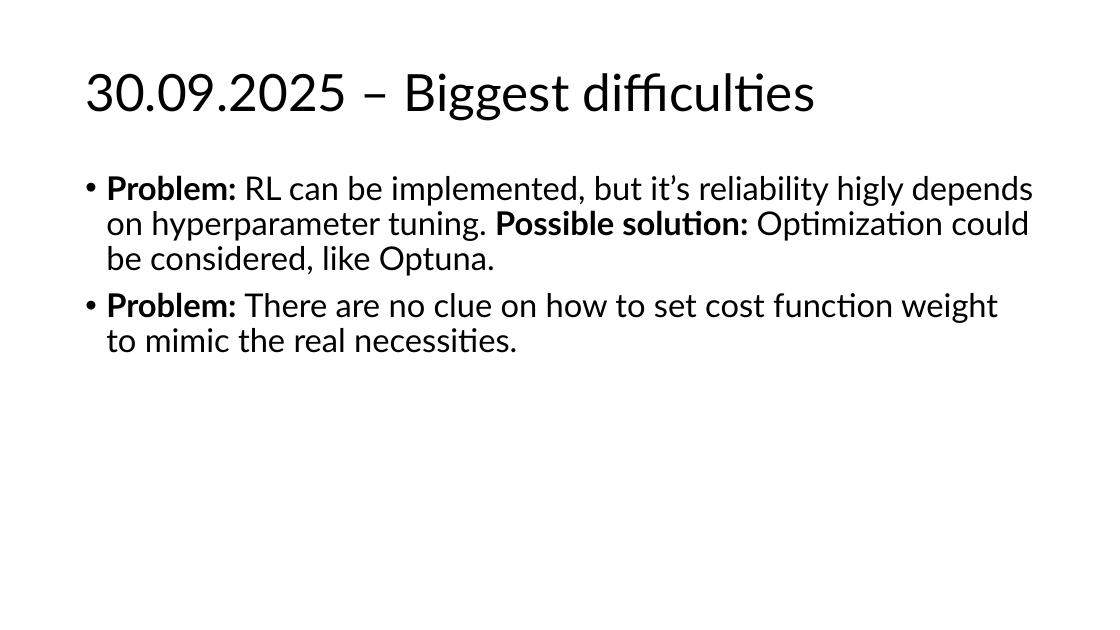
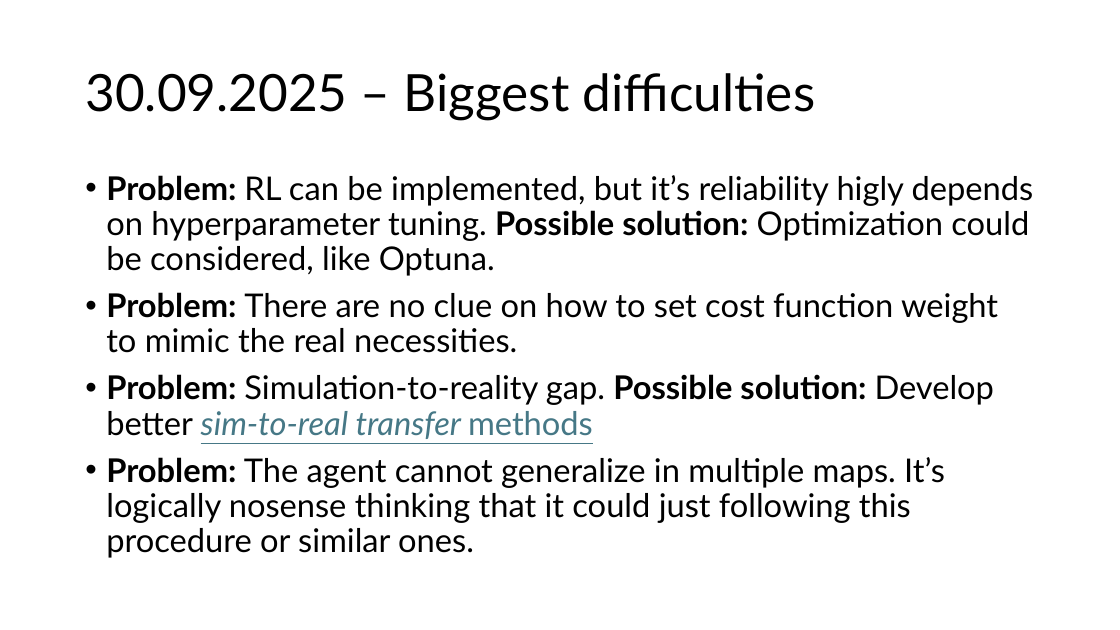
Before and after one commit to andrea-vaiuso/Advanced-Drone-Trajectory-Optimization, a slide deck: slide 6 of Journal/Journal.pptx. Drawn at 1120x630 pixels with LibreOffice and Linux fonts; fonts in the diff are those of the drawing. Boxes give left, top, right and bottom in pixels: in the first picture for what was removed or moved away, otherwise in the second. Text is boxed around its words. In the diff, an @@ line names an element or a change of style, - is before the commit and + after.

```diff
--- a/Journal/Journal.pptx
+++ b/Journal/Journal.pptx
@@ text at <box>106,374,995,558</box>: paragraphs added @@
+• Problem: Simulation-to-reality gap. Possible solution: Develop better sim-to-real transfer methods
+• Problem: The agent cannot generalize in multiple maps. It’s logically nosense thinking that it could just following this procedure or similar ones.
```
Also in this commit, not shown: 1 slide added, 3 other files.
